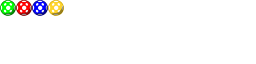
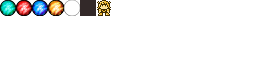
The second (256, 64) image is a revision of the first. Changes to its layers:
added layer "Clipboard #5" above "Visible" over bbox(64, 0, 80, 16)
added layer "Visible" above "Clipboard #4" over bbox(0, 0, 111, 16)
added layer "Clipboard #4" above "Clipboard #3" over bbox(97, 0, 111, 16)
painted on "Clipboard #3" over bbox(48, 0, 64, 16)
painted on "Clipboard #2" over bbox(32, 0, 48, 16)
moved "Clipboard" above "Clipboard #1", painted on it over bbox(0, 0, 16, 16)
painted on "Clipboard #1" over bbox(16, 0, 32, 16)
